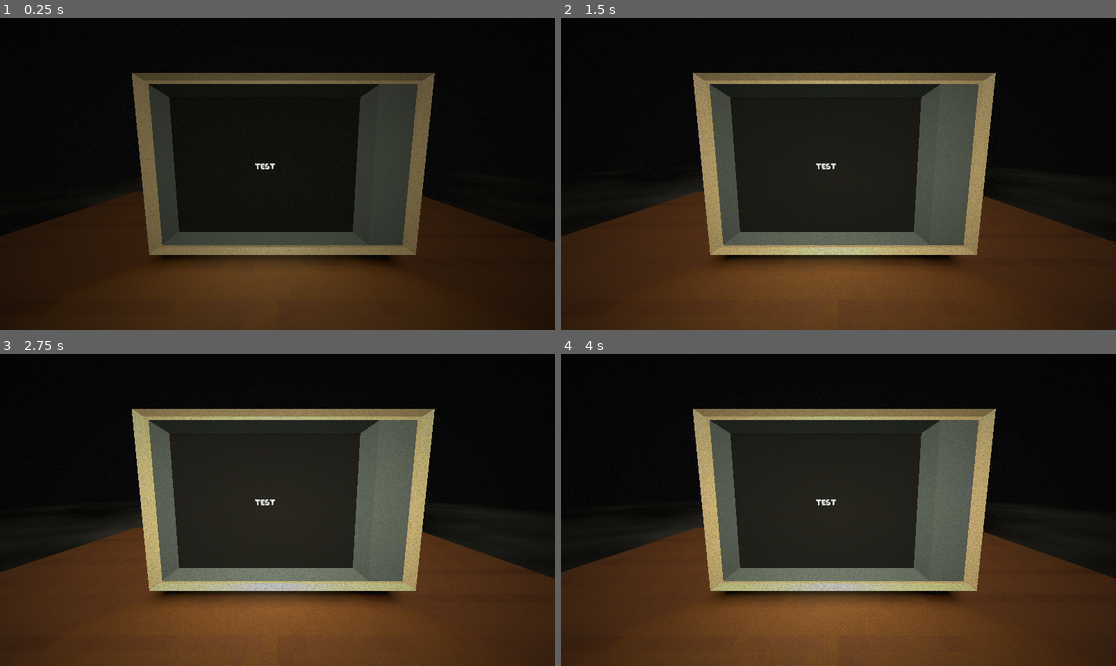
Above: before the commit, frames 1-4 (two rows, left to right).
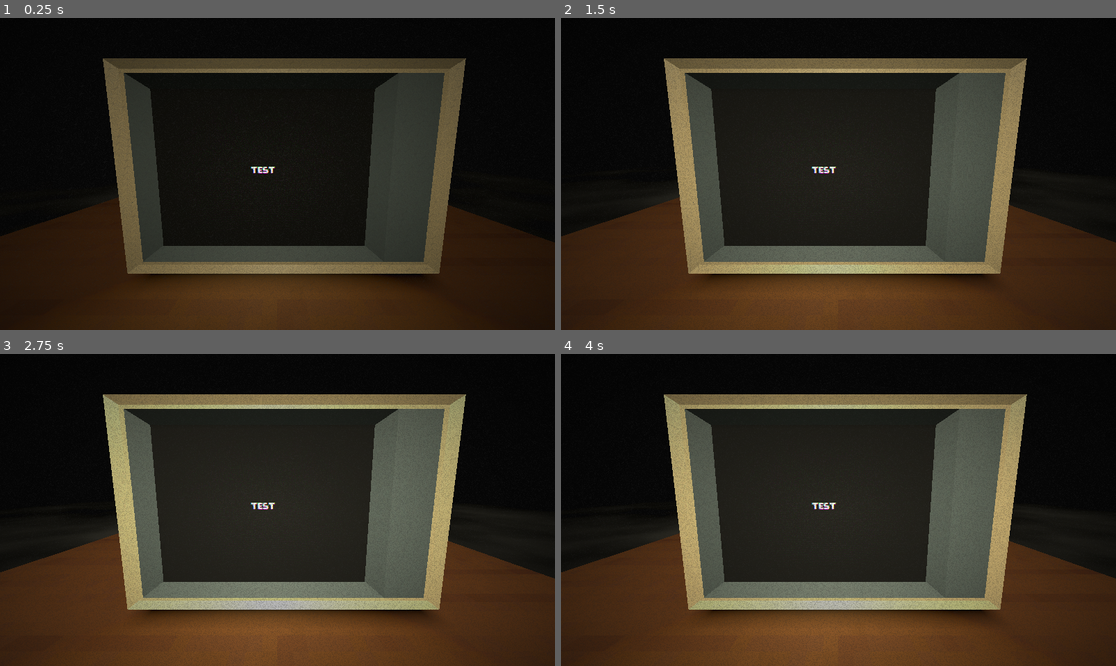
Above: after the commit, the same moments.

Repository: NotJamGames/Closer
Game: Godot game, scene res://World/world.tscn
Same seed, same stepped clock (60 frames per second), same inputs: the game is played once before the commit and once after it.
Inputs:
- Up to frame 1 (0.25 s): no input
- Up to frame 2 (1.5 s): no input
- Up to frame 3 (2.75 s): no input
- Up to frame 4 (4 s): no input

The runs differ from the first frame. In frame 1, 23% of the frame differs, in the area x 18-84%, y 12-86%; in frame 2, 24%; in frame 3, 24%, in the area x 18-84%, y 12-87%; in frame 4, 24%.

Commit message:
CRT shader and minor aesthetic updates

Diff:
--- a/World/world.tscn
+++ b/World/world.tscn
@@ -26,23 +26,251 @@
 subdivide_depth = 4
 center_offset = Vector3(1, 0, 0)
 
+[sub_resource type="Shader" id="Shader_kuaka"]
+code = "/*
+NOTE: Shader automatically converted from Godot Engine 4.3.stable's StandardMaterial3D.
+with additional code converted from https://godotshaders.com/shader/realistic-crt-shader/
+CRT grille and rolling lines made by @c64cosmin
+Vignette and warping effect was made by pend00
+Scanlines are from \"TimothyLottes\" FROM SHADERTOY
+Then ported by AHOPNESS (@ahopness)
+https://www.shadertoy.com/view/MsjXzh
+*/
+
+shader_type spatial;
+render_mode blend_mix, depth_draw_opaque, cull_back, diffuse_burley, specular_schlick_ggx;
+
+uniform vec4 albedo : source_color;
+uniform sampler2D texture_albedo : source_color, filter_linear_mipmap, repeat_enable;
+uniform float point_size : hint_range(0.1, 128.0, 0.1);
+
+uniform sampler2D texture_emission : source_color, hint_default_black, filter_linear_mipmap, repeat_enable;
+uniform vec4 emission : source_color;
+uniform float emission_energy : hint_range(0.0, 100.0, 0.01);
+
+uniform vec3 uv1_scale;
+uniform vec3 uv1_offset;
+uniform vec3 uv2_scale;
+uniform vec3 uv2_offset;
+
+uniform vec2 resolution = vec2(320.0, 180.0);
+
+uniform float scan_line_amount :hint_range(0.0, 1.0) = 1.0;
+uniform float warp_amount :hint_range(0.0, 5.0) = 0.1;
+uniform float noise_amount :hint_range(0.0, 0.3) = 0.03;
+uniform float interference_amount :hint_range(0.0, 1.0) = 0.2;
+uniform float grille_amount :hint_range(0.0, 1.0) = 0.1;
+uniform float grille_size :hint_range(1.0, 5.0) = 1.0;
+uniform float vignette_amount :hint_range(0.0, 2.0) = 0.6;
+uniform float vignette_intensity : hint_range(0.0, 1.0) = 0.4;
+uniform float aberation_amount :hint_range(0.0, 1.0) = 0.5;
+uniform float roll_line_amount :hint_range(0.0, 1.0) = 0.3;
+uniform float roll_speed :hint_range(-8.0, 8.0) = 1.0;
+uniform float scan_line_strength :hint_range(-12.0, -1.0) = -8.0;
+uniform float pixel_strength :hint_range(-4.0, 0.0) = -2.0;
+
+uniform bool crt_enabled = true;
+
+float random(vec2 uv){
+    return fract(cos(uv.x * 83.4827 + uv.y * 92.2842) * 43758.5453123);
+}
+
+vec3 fetch_pixel(vec2 uv, vec2 off){
+	vec2 pos = floor(uv * resolution + off) / resolution + vec2(0.5) / resolution;
+
+	float noise = 0.0;
+	if(noise_amount > 0.0){
+		noise = random(pos + fract(TIME)) * noise_amount;
+	}
+
+	if(max(abs(pos.x - 0.5), abs(pos.y - 0.5)) > 0.5){
+		return vec3(0.0, 0.0, 0.0);
+	}
+
+	vec3 clr = texture(texture_emission , pos, -16.0).rgb + noise;
+	return clr;
+}
+
+// Distance in emulated pixels to nearest texel.
+vec2 Dist(vec2 pos){
+	pos = pos * resolution;
+	return - ((pos - floor(pos)) - vec2(0.5));
+}
+
+// 1D Gaussian.
+float Gaus(float pos, float scale){ return exp2(scale * pos * pos); }
+
+// 3-tap Gaussian filter along horz line.
+vec3 Horz3(vec2 pos, float off){
+	vec3 b = fetch_pixel(pos, vec2(-1.0, off));
+	vec3 c = fetch_pixel(pos, vec2( 0.0, off));
+	vec3 d = fetch_pixel(pos, vec2( 1.0, off));
+	float dst = Dist(pos).x;
+
+	// Convert distance to weight.
+	float scale = pixel_strength;
+	float wb = Gaus(dst - 1.0, scale);
+	float wc = Gaus(dst + 0.0, scale);
+	float wd = Gaus(dst + 1.0, scale);
+
+	// Return filtered sample.
+	return (b * wb + c * wc + d * wd) / (wb + wc + wd);
+}
+
+// Return scanline weight.
+float Scan(vec2 pos, float off){
+	float dst = Dist(pos).y;
+
+	return Gaus(dst + off, scan_line_strength);
+}
+
+// Allow nearest three lines to effect pixel.
+vec3 Tri(vec2 pos){
+	vec3 clr = fetch_pixel(pos, vec2(0.0));
+	if(scan_line_amount > 0.0){
+		vec3 a = Horz3(pos,-1.0);
+		vec3 b = Horz3(pos, 0.0);
+		vec3 c = Horz3(pos, 1.0);
+
+		float wa = Scan(pos,-1.0);
+		float wb = Scan(pos, 0.0);
+		float wc = Scan(pos, 1.0);
+
+		vec3 scanlines = a * wa + b * wb + c * wc;
+		clr = mix(clr, scanlines, scan_line_amount);
+	}
+	return clr;
+}
+
+// Takes in the UV and warps the edges, creating the spherized effect
+vec2 warp(vec2 uv){
+	vec2 delta = uv - 0.5;
+	float delta2 = dot(delta.xy, delta.xy);
+	float delta4 = delta2 * delta2;
+	float delta_offset = delta4 * warp_amount;
+
+	vec2 warped = uv + delta * delta_offset;
+	return (warped - 0.5) / mix(1.0,1.2,warp_amount/5.0) + 0.5;
+}
+
+float vignette(vec2 uv){
+	uv *= 1.0 - uv.xy;
+	float vignette = uv.x * uv.y * 15.0;
+	return pow(vignette, vignette_intensity * vignette_amount);
+}
+
+float floating_mod(float a, float b){
+	return a - b * floor(a/b);
+}
+
+vec3 grille(vec2 uv){
+	float unit = PI / 3.0;
+	float scale = 2.0*unit/grille_size;
+	float r = smoothstep(0.5, 0.8, cos(uv.x*scale - unit));
+	float g = smoothstep(0.5, 0.8, cos(uv.x*scale + unit));
+	float b = smoothstep(0.5, 0.8, cos(uv.x*scale + 3.0*unit));
+	return mix(vec3(1.0), vec3(r,g,b), grille_amount);
+}
+
+float roll_line(vec2 uv){
+	float x = uv.y * 3.0 - TIME * roll_speed;
+	float f = cos(x) * cos(x * 2.35 + 1.1) * cos(x * 4.45 + 2.3);
+	float roll_line = smoothstep(0.5, 0.9, f);
+	return roll_line * roll_line_amount;
+}
+
+void vertex() {
+	UV = UV * uv1_scale.xy + uv1_offset.xy;
+}
+
+void fragment() {
+	vec2 base_uv = UV;
+
+	vec4 albedo_tex = texture(texture_albedo, base_uv);
+	ALBEDO = albedo.rgb * albedo_tex.rgb;
+
+	if (crt_enabled)
+	{
+		vec2 pix = FRAGCOORD.xy;
+		vec2 pos = warp(UV);
+
+		float line = 0.0;
+		if(roll_line_amount > 0.0){
+			line = roll_line(pos);
+		}
+
+		vec2 sq_pix = floor(pos * resolution) / resolution + vec2(0.5) / resolution;
+		if(interference_amount + roll_line_amount > 0.0){
+			float interference = random(sq_pix.yy + fract(TIME));
+			pos.x += (interference * (interference_amount + line * 6.0)) / resolution.x;
+		}
+
+		vec3 clr = Tri(pos);
+		if(aberation_amount > 0.0){
+			float chromatic = aberation_amount + line * 2.0;
+			vec2 chromatic_x = vec2(chromatic,0.0) / resolution.x;
+			vec2 chromatic_y = vec2(0.0, chromatic/2.0) / resolution.y;
+			float r = Tri(pos - chromatic_x).r;
+			float g = Tri(pos + chromatic_y).g;
+			float b = Tri(pos + chromatic_x).b;
+			clr = vec3(r,g,b);
+		}
+
+		if(grille_amount > 0.0)clr *= grille(pix);
+		clr *= 1.0 + scan_line_amount * 0.6 + line * 3.0 + grille_amount * 2.0;
+		if(vignette_amount > 0.0)clr *= vignette(pos);
+
+		EMISSION.rgb = clr;
+	}
+
+	else
+	{
+		vec3 emission_tex = texture(texture_emission, base_uv).rgb;
+		EMISSION = (emission.rgb + emission_tex) * emission_energy;
+	}
+}"
+
 [sub_resource type="ViewportTexture" id="ViewportTexture_bp1ju"]
 viewport_path = NodePath("desk_and_monitor/Monitor/Screen/SubViewport")
 
-[sub_resource type="StandardMaterial3D" id="StandardMaterial3D_mup3l"]
+[sub_resource type="ShaderMaterial" id="ShaderMaterial_w0s5i"]
 resource_local_to_scene = true
-albedo_color = Color(0, 0, 0, 1)
-emission_enabled = true
-emission_texture = SubResource("ViewportTexture_bp1ju")
+render_priority = 0
+shader = SubResource("Shader_kuaka")
+shader_parameter/albedo = Color(0, 0, 0, 1)
+shader_parameter/point_size = 1.0
+shader_parameter/emission = Color(0, 0, 0, 1)
+shader_parameter/emission_energy = 1.0
+shader_parameter/uv1_scale = Vector3(1, 1, 1)
+shader_parameter/uv1_offset = Vector3(0, 0, 0)
+shader_parameter/uv2_scale = Vector3(1, 1, 1)
+shader_parameter/uv2_offset = Vector3(0, 0, 0)
+shader_parameter/resolution = Vector2(480, 360)
+shader_parameter/scan_line_amount = 1.0
+shader_parameter/warp_amount = 0.43
+shader_parameter/noise_amount = 0.045
+shader_parameter/interference_amount = 0.2
+shader_parameter/grille_amount = 0.1
+shader_parameter/grille_size = 1.0
+shader_parameter/vignette_amount = 0.6
+shader_parameter/vignette_intensity = 0.785
+shader_parameter/aberation_amount = 0.5
+shader_parameter/roll_line_amount = 0.0
+shader_parameter/roll_speed = 1.0
+shader_parameter/scan_line_strength = -8.0
+shader_parameter/pixel_strength = -2.0
+shader_parameter/crt_enabled = true
+shader_parameter/texture_emission = SubResource("ViewportTexture_bp1ju")
 
 [sub_resource type="PlaneMesh" id="PlaneMesh_oj0oj"]
 resource_local_to_scene = true
-material = SubResource("StandardMaterial3D_mup3l")
+material = SubResource("ShaderMaterial_w0s5i")
 size = Vector2(0.48, 0.36)
 
 [sub_resource type="Environment" id="Environment_r6k71"]
 background_mode = 1
 ambient_light_color = Color(1, 1, 1, 1)
+glow_bloom = 0.09
 fog_light_color = Color(0.404511, 0.404511, 0.404511, 1)
 fog_light_energy = 2.86
 adjustment_enabled = true
@@ -67,7 +295,7 @@
 [node name="desk_and_monitor" parent="." instance=ExtResource("1_2j35s")]
 
 [node name="Monitor" parent="desk_and_monitor" index="1"]
-transform = Transform3D(1, 0, 0, 0, -4.37114e-08, -0.74, 0, 1, -3.23464e-08, 0, 1.27799, 0.578064)
+transform = Transform3D(1, 0, 0, 0, -4.37114e-08, -0.74, 0, 1, -3.23464e-08, 0, 1.27799, 0.655484)
 
 [node name="Screen" type="MeshInstance3D" parent="desk_and_monitor/Monitor" index="0"]
 transform = Transform3D(1, 0, 0, 0, 1, 0, 0, 0, 1.35135, 0, 0.000762761, -0.00147974)
@@ -106,6 +334,7 @@
 
 [node name="Camera3D" type="Camera3D" parent="."]
 transform = Transform3D(1, 0, 0, 0, 0.989696, 0.143182, 0, -0.143182, 0.989696, 0.0319242, 1.3384, 1.11183)
+current = true
 
 [node name="WorldEnvironment" type="WorldEnvironment" parent="."]
 environment = SubResource("Environment_r6k71")
Not shown: 1 places in World/world.tscn that only renumber resources
